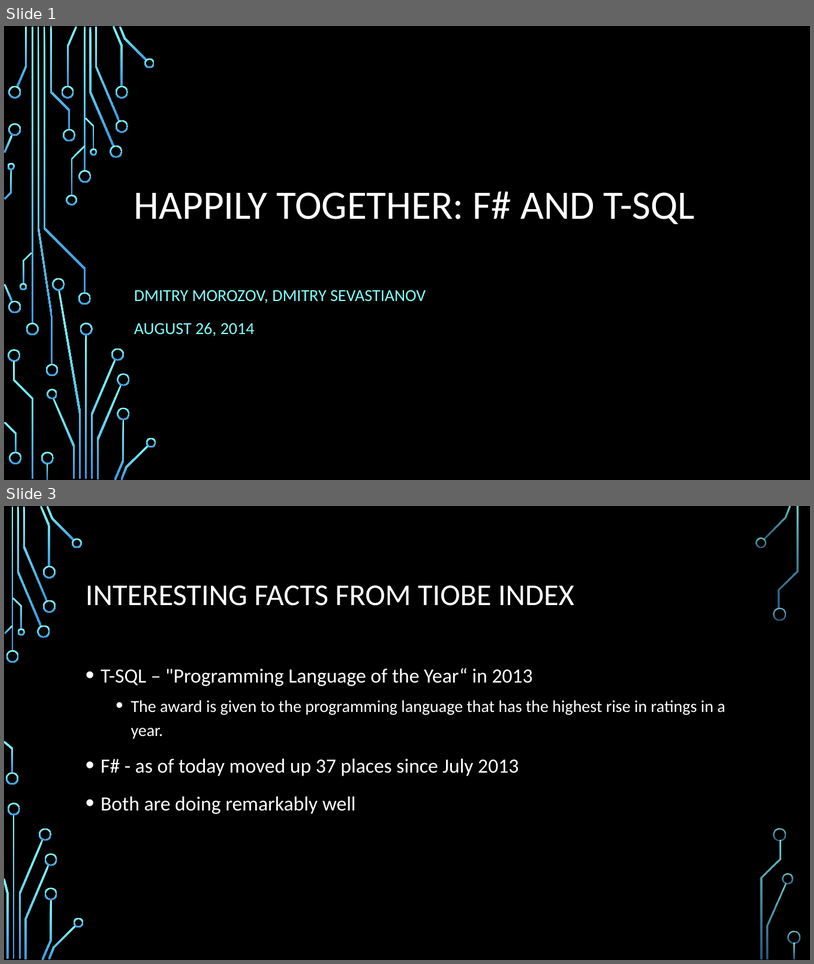
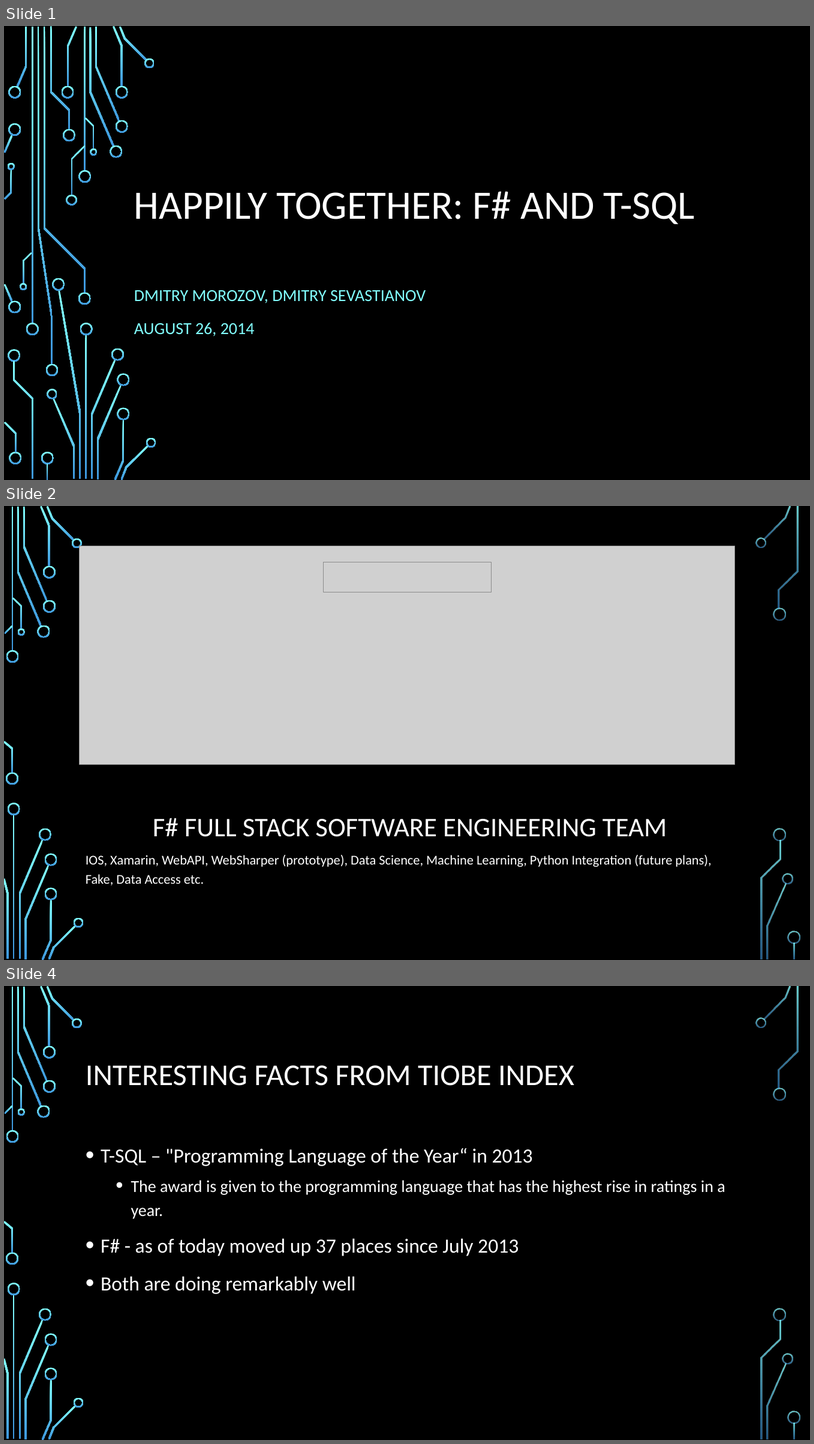
Before and after one commit to dmitry-a-morozov/Presentations, a slide deck: NYC FSharp UG. 2014-08-26/NYC F# UG. 2014-08-26.pptx. Shown one above the other, each under a label of ours: slides 1 and 3 before the commit, slides 1, 2 and 4 after it; the slides between them are not shown. The pictures are 814x964 and 814x1444 pixels, drawn with LibreOffice and Linux fonts; fonts in the diff are those of the drawing; grey boxes stand for pictures; background and template pictures are left out. Boxes give left, top, right and bottom in pixels: in the first picture for what was removed or moved away, otherwise in the second. Text is boxed around its words. In the diff, an @@ line names an element or a change of style, - is before the commit and + after.

```diff
--- a/NYC FSharp UG. 2014-08-26/NYC F# UG. 2014-08-26.pptx
+++ b/NYC FSharp UG. 2014-08-26/NYC F# UG. 2014-08-26.pptx
@@ slide 2 added at (4,506,810,960), background picture (left out); not listed: 36 template elements that a slide beside it also shows @@
@@ picture added at (80,546,735,765) @@
@@ picture added at (323,562,492,592) @@
@@ title added at (153,817,667,837), 32 pt, text #FFFFFF @@
+F# FULL STACK SOFTWARE ENGINEERING TEAM
@@ text added at (86,855,711,885), 16 pt, text #FFFFFF @@
+IOS, Xamarin, WebAPI, WebSharper (prototype), Data Science, Machine Learning, Python Integration (future plans), Fake, Data Access etc.
@@ what was slide 3 is now slide 4 @@
```
Also in this commit, not shown: 1 other slide added, 1 slide removed, 8 other files.
